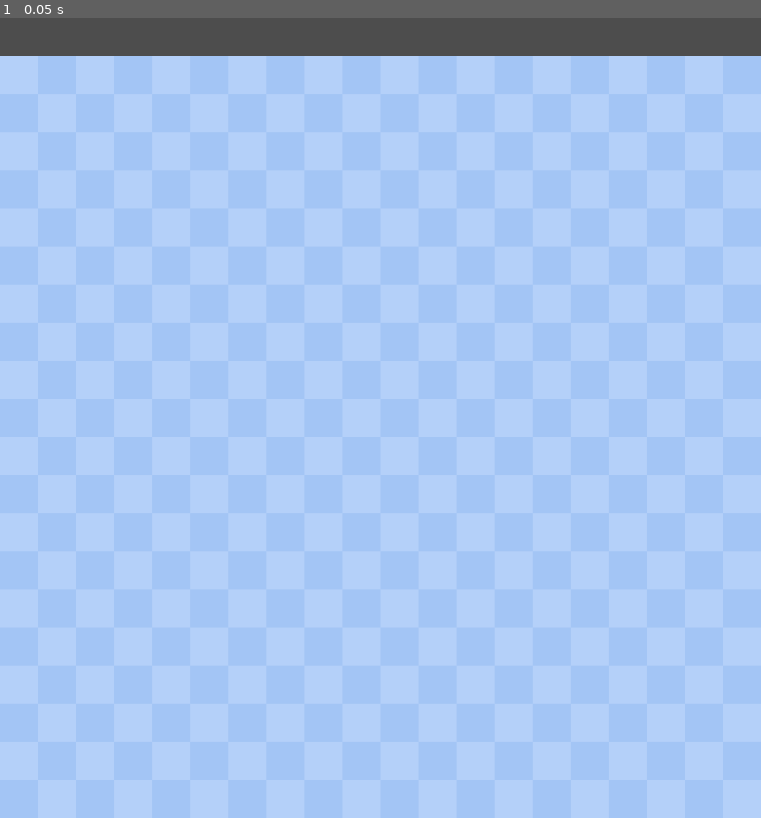
Above: before the commit, frame 1.
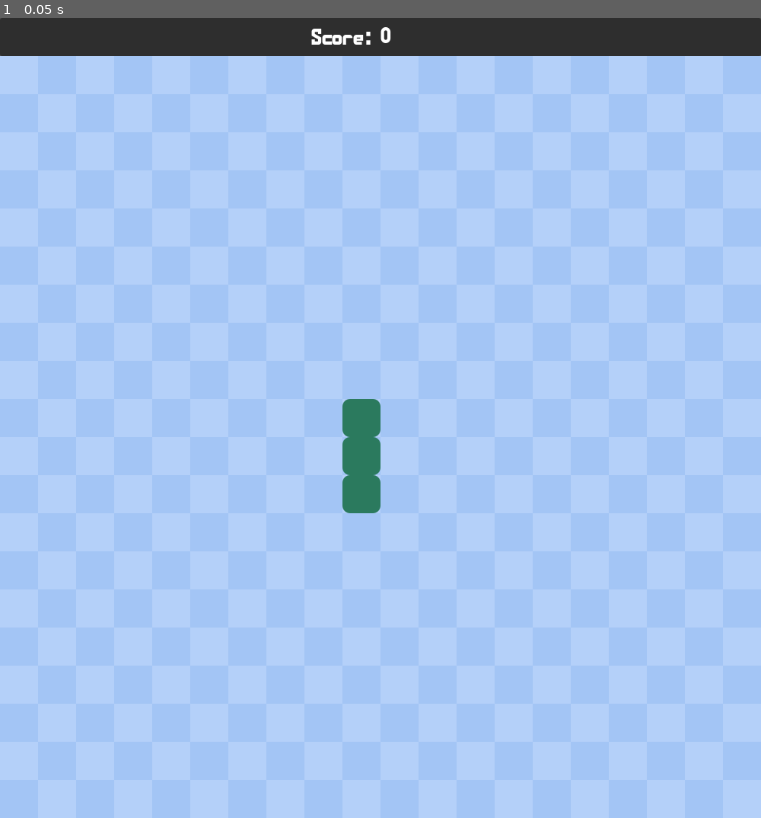
Above: after the commit, the same moment.

Repository: slipperydream/Snake
Game: Godot game, scene res://scenes/main.tscn
Same seed, same stepped clock (60 frames per second), same inputs: the game is played once before the commit and once after it.
Inputs:
- Up to frame 1 (0.05 s): no input

The runs differ from the first frame. In frame 1, 5.4% of the frame differs, in the area x 0-100%, y 0-62%.

Commit message:
Now generating snake

Diff:
--- a/project.godot
+++ b/project.godot
@@ -15,6 +15,10 @@
 config/features=PackedStringArray("4.1", "Mobile")
 config/icon="res://icon.svg"
 
+[audio]
+
+buses/default_bus_layout="res://assets/data/default_bus_layout.tres"
+
 [display]
 
 window/size/viewport_width=1000
--- /dev/null
+++ b/scenes/hud.tscn
@@ -0,0 +1,49 @@
+[gd_scene load_steps=3 format=3 uid="uid://dd2qo53w4iqle"]
+
+[ext_resource type="FontFile" uid="uid://bqr0owxrarvky" path="res://assets/fonts/MaldiniBold.ttf" id="1_3t7jd"]
+[ext_resource type="Script" path="res://src/hud.gd" id="1_31d81"]
+
+[node name="HUD" type="CanvasLayer"]
+script = ExtResource("1_31d81")
+
+[node name="ScorePanel" type="Panel" parent="."]
+anchors_preset = 10
+anchor_right = 1.0
+offset_bottom = 50.0
+grow_horizontal = 2
+
+[node name="Heading" type="Label" parent="ScorePanel"]
+layout_mode = 1
+anchors_preset = 8
+anchor_left = 0.5
+anchor_top = 0.5
+anchor_right = 0.5
+anchor_bottom = 0.5
+offset_left = -91.0
+offset_top = -17.0
+offset_right = -3.0
+offset_bottom = 17.0
+grow_horizontal = 2
+grow_vertical = 2
+theme_override_fonts/font = ExtResource("1_3t7jd")
+theme_override_font_sizes/font_size = 30
+text = "Score: "
+vertical_alignment = 1
+
+[node name="Score" type="Label" parent="ScorePanel"]
+layout_mode = 1
+anchors_preset = 8
+anchor_left = 0.5
+anchor_top = 0.5
+anchor_right = 0.5
+anchor_bottom = 0.5
+offset_top = -16.0
+offset_right = 14.0
+offset_bottom = 16.0
+grow_horizontal = 2
+grow_vertical = 2
+theme_override_fonts/font = ExtResource("1_3t7jd")
+theme_override_font_sizes/font_size = 30
+text = "39323939"
+horizontal_alignment = 1
+vertical_alignment = 1
--- a/scenes/main.tscn
+++ b/scenes/main.tscn
@@ -1,13 +1,16 @@
-[gd_scene load_steps=5 format=3 uid="uid://cs5hn2w4mg6aa"]
+[gd_scene load_steps=7 format=3 uid="uid://cs5hn2w4mg6aa"]
 
 [ext_resource type="Script" path="res://src/main.gd" id="1_wojbp"]
 [ext_resource type="Resource" uid="uid://cvlnn6vem6qc0" path="res://assets/data/grid.tres" id="2_ykrc7"]
 [ext_resource type="AudioStream" uid="uid://bxhvi2r71c5il" path="res://assets/music/Ludum Dare 38 - Track 10.wav" id="3_1cggy"]
+[ext_resource type="PackedScene" uid="uid://bmhal25v506pn" path="res://scenes/snake_segment.tscn" id="3_7g51d"]
 [ext_resource type="Texture2D" uid="uid://csa7nstjiqvo5" path="res://assets/sprites/bg.png" id="3_y1050"]
+[ext_resource type="PackedScene" uid="uid://dd2qo53w4iqle" path="res://scenes/hud.tscn" id="5_deu4h"]
 
 [node name="Main" type="Node"]
 script = ExtResource("1_wojbp")
 grid = ExtResource("2_ykrc7")
+snake_scene = ExtResource("3_7g51d")
 
 [node name="Background" type="Sprite2D" parent="."]
 position = Vector2(500, 550)
@@ -17,3 +20,7 @@
 stream = ExtResource("3_1cggy")
 autoplay = true
 bus = &"Music"
+
+[node name="HUD" parent="." instance=ExtResource("5_deu4h")]
+
+[connection signal="reset_game" from="." to="HUD" method="_on_main_reset_game"]
--- /dev/null
+++ b/scenes/snake_segment.tscn
@@ -0,0 +1,14 @@
+[gd_scene load_steps=2 format=3 uid="uid://bmhal25v506pn"]
+
+[sub_resource type="StyleBoxFlat" id="StyleBoxFlat_mfy2v"]
+bg_color = Color(0.167397, 0.478068, 0.370251, 1)
+border_color = Color(0, 0, 0, 1)
+corner_radius_top_left = 10
+corner_radius_top_right = 10
+corner_radius_bottom_right = 10
+corner_radius_bottom_left = 10
+
+[node name="SnakeSegment" type="Panel"]
+offset_right = 50.0
+offset_bottom = 50.0
+theme_override_styles/panel = SubResource("StyleBoxFlat_mfy2v")
--- /dev/null
+++ b/src/hud.gd
@@ -0,0 +1,4 @@
+extends CanvasLayer
+
+func _on_main_reset_game():
+	$ScorePanel/Score.text = str(0)
--- a/src/main.gd
+++ b/src/main.gd
@@ -1,15 +1,52 @@
 extends Node
 
 @export var grid : Resource = null
+@export var snake_scene : PackedScene
+
 var score : int
 var game_started : bool = false
+signal reset_game
 
+# snake variables
+var old_data : Array
+var snake_data : Array
+var snake : Array
+
+# movement variables
+@export var start_pos = Vector2(9,9)
+var up = Vector2(0, -1)
+var down = Vector2(0, 1)
+var left = Vector2(-1, 0)
+var right = Vector2(1, 0)
+var move_direction : Vector2
+var can_move : bool = false
 
 # Called when the node enters the scene tree for the first time.
 func _ready():
-	pass # Replace with function body.
-
+	new_game()
 
 # Called every frame. 'delta' is the elapsed time since the previous frame.
 func _process(delta):
 	pass
+
+func new_game():
+	emit_signal("reset_game")
+	move_direction = up
+	can_move = true
+	generate_snake()
+
+func generate_snake():
+	old_data.clear()
+	snake_data.clear()
+	snake.clear()
+
+	# starting at the start_pos draw 3 snake segments
+	for i in range(3):
+		add_segment(start_pos + Vector2(0, i))
+
+func add_segment(pos):
+	snake_data.append(pos)
+	var SnakeSegment = snake_scene.instantiate()
+	SnakeSegment.position = (pos * grid.cell_size) + Vector2(0, grid.cell_size)
+	add_child(SnakeSegment)
+	snake.append(SnakeSegment)
